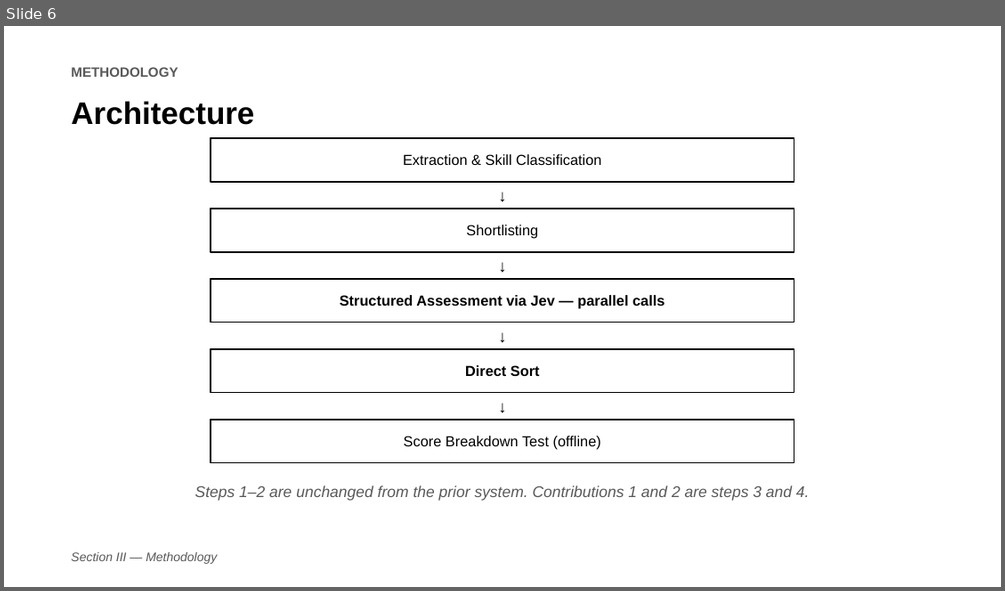
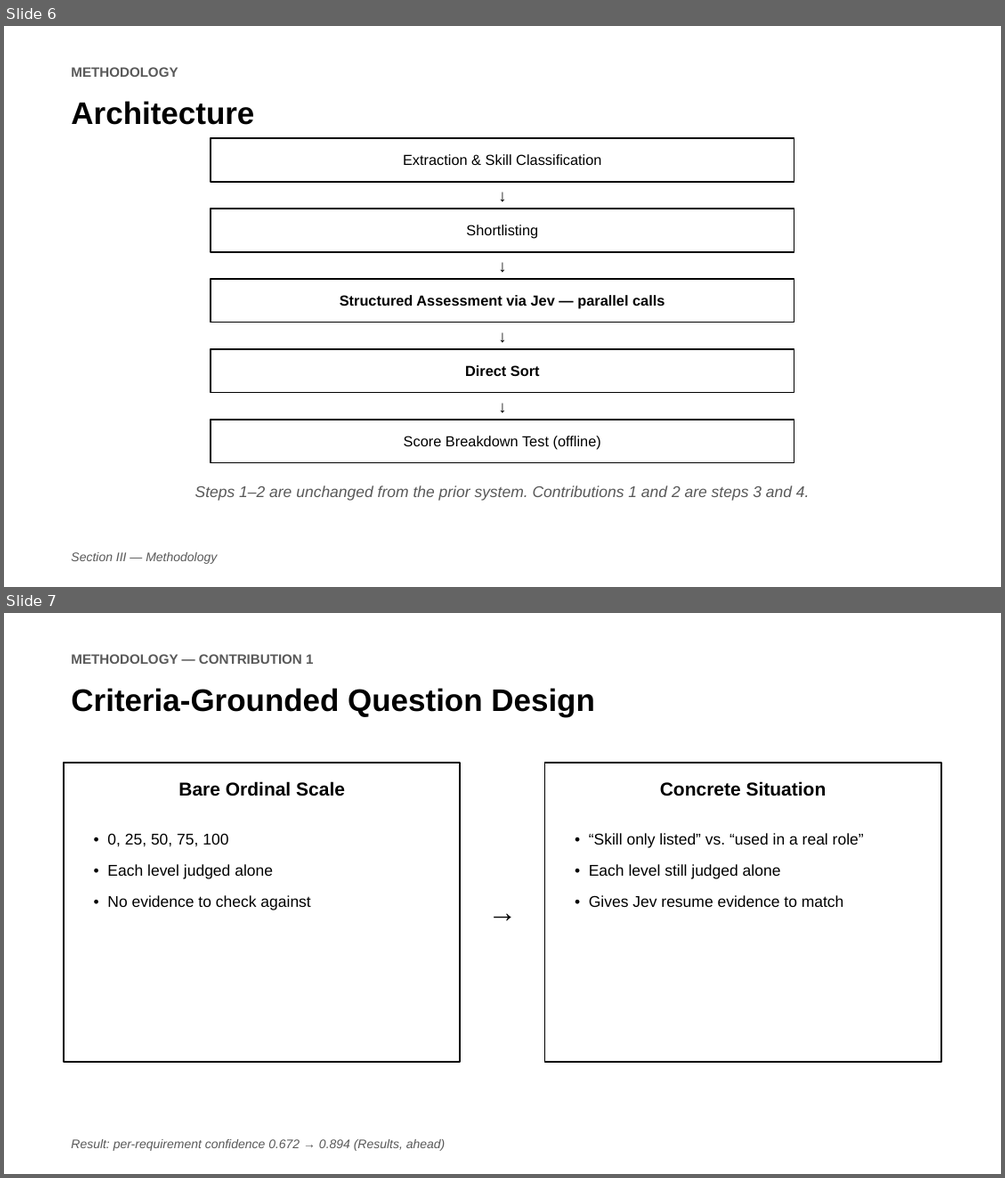
Before and after one commit to jessieangelicauni/hire-rank, a slide deck: docs/presentation/icaides2026_jev.pptx. Shown one above the other, each under a label of ours: slide 6 before the commit, slides 6 and 7 after it. The pictures are 1005x591 and 1005x1178 pixels, drawn with LibreOffice and Linux fonts; fonts in the diff are those of the drawing. Boxes give left, top, right and bottom in pixels: in the first picture for what was removed or moved away, otherwise in the second. Text is boxed around its words. In the diff, an @@ line names an element or a change of style, - is before the commit and + after.

```diff
--- a/docs/presentation/icaides2026_jev.pptx
+++ b/docs/presentation/icaides2026_jev.pptx
@@ slide 7 added at [4, 613, 1001, 1174], background #FFFFFF @@
@@ text added at [71, 654, 313, 664], 13 pt, text #595959, bold @@
+METHODOLOGY — CONTRIBUTION 1
@@ text added at [71, 688, 595, 717], 30 pt, text #000000, bold @@
+Criteria-Grounded Question Design
@@ rectangle added at [64, 763, 461, 1062], outline #000000 1.5 pt @@
@@ rectangle added at [544, 763, 941, 1062], outline #000000 1.5 pt @@
@@ text added at [178, 781, 345, 796], 18 pt, text #000000, bold @@
+Bare Ordinal Scale
@@ text added at [660, 781, 826, 796], 18 pt, text #000000, bold @@
+Concrete Situation
@@ text added at [107, 833, 310, 910], 15 pt, text #000000 @@
+• 0, 25, 50, 75, 100
+• Each level judged alone
+• No evidence to check against
@@ text added at [589, 833, 864, 907], 15 pt, text #000000 @@
+• “Skill only listed” vs. “used in a real role”
+• Each level still judged alone
+• Gives Jev resume evidence to match
@@ text added at [461, 890, 544, 934], 28 pt, text #000000 @@
+→
@@ text added at [71, 1139, 445, 1151], 12 pt, text #595959, italic @@
+Result: per-requirement confidence 0.672 → 0.894 (Results, ahead)
```
Also in this commit, not shown: 2 other slides added, 1 other file.
